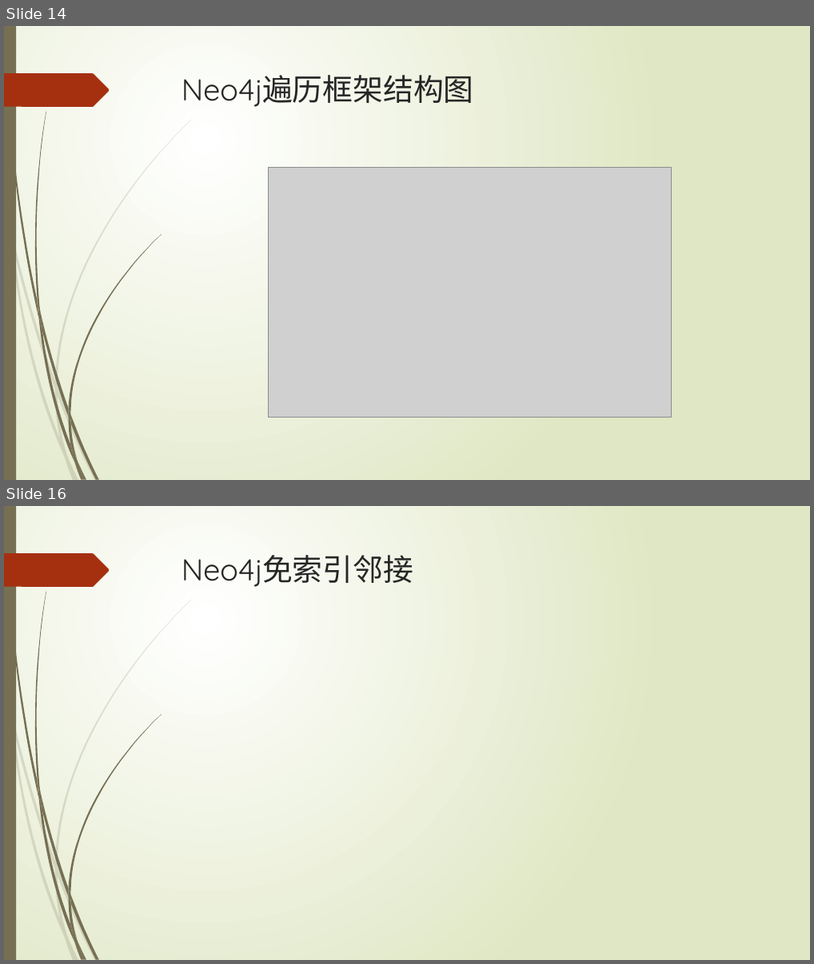
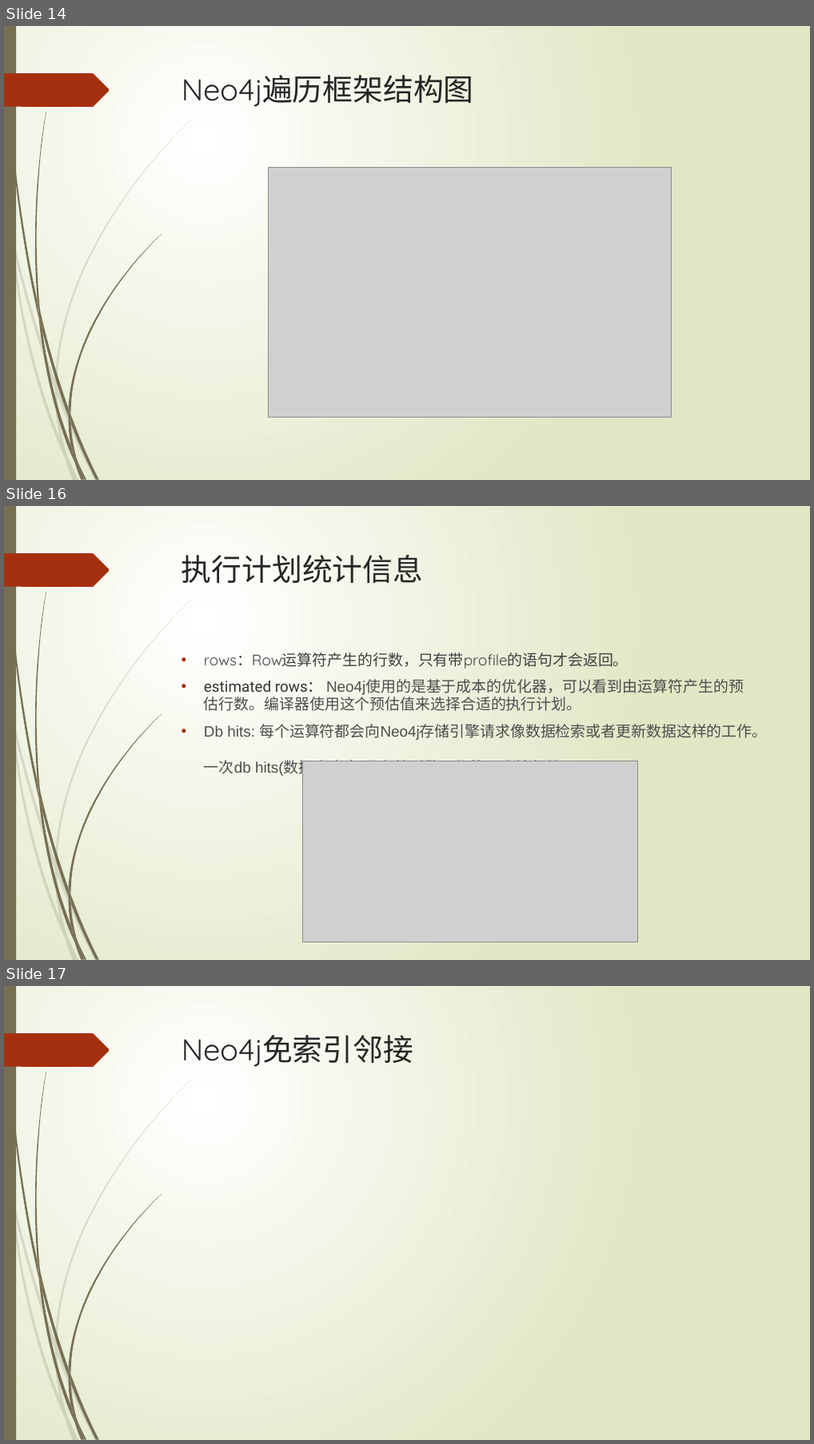
Before and after one commit to xljnc/thor, a slide deck: doc/Neo4j简介.pptx. Shown one above the other, each under a label of ours: slides 14 and 16 before the commit, slides 14, 16 and 17 after it; the slides between them are not shown. The pictures are 814x964 and 814x1444 pixels, drawn with LibreOffice and Linux fonts; fonts in the diff are those of the drawing; grey boxes stand for pictures. Boxes give left, top, right and bottom in pixels: in the first picture for what was removed or moved away, otherwise in the second. Text is boxed around its words. In the diff, an @@ line names an element or a change of style, - is before the commit and + after.

```diff
--- a/doc/Neo4j简介.pptx
+++ b/doc/Neo4j简介.pptx
@@ slide 16 added at (4, 506, 810, 960), background gradient #FFFFFF to #DFE8C4; not listed: 24 template elements that a slide beside it also shows @@
@@ title added at (182, 555, 423, 583), 36 pt, text #262626 @@
+执行计划统计信息
@@ text added at (204, 652, 767, 776), 18 pt, text #4D4D4D @@
+• rows：Row运算符产生的行数，只有带profile的语句才会返回。
+• estimated rows： Neo4j使用的是基于成本的优化器，可以看到由运算符产生的预估行数。编译器使用这个预估值来选择合适的执行计划。
+• Db hits: 每个运算符都会向Neo4j存储引擎请求像数据检索或者更新数据这样的工作。
+  一次db hits(数据库命中)是存储引擎工作的一个抽象单元。
@@ picture added at (303, 760, 638, 942) @@
@@ what was slide 16 is now slide 17 @@
```
Also in this commit, not shown: 1 other slide added, 1 slide removed, 1 other file.
